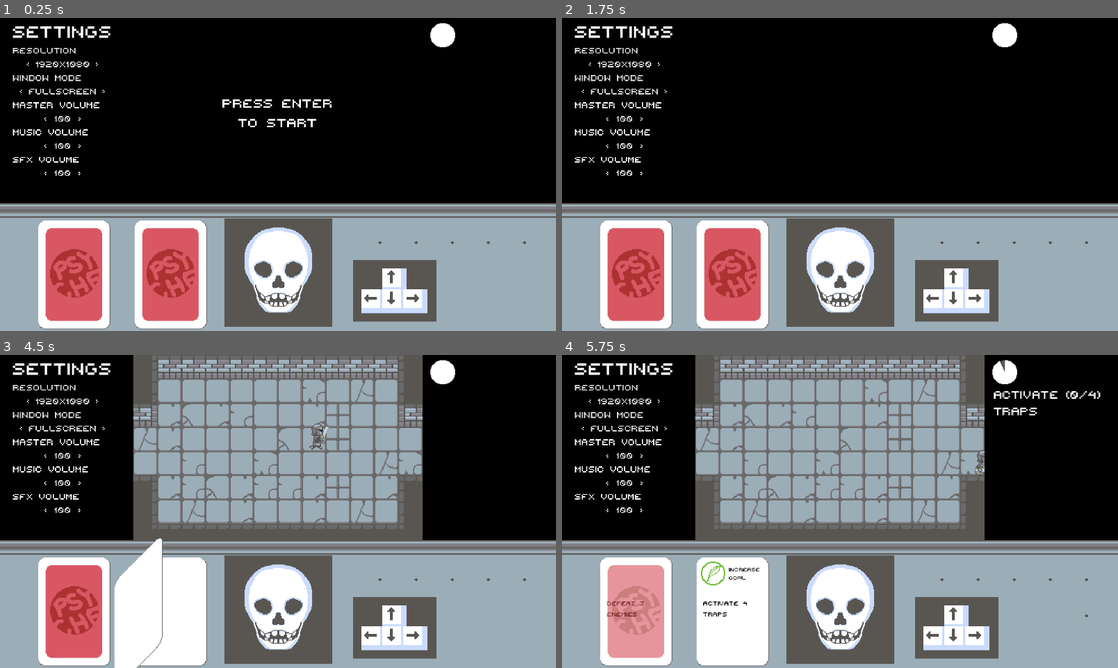
Above: before the commit, frames 1-4 (two rows, left to right).
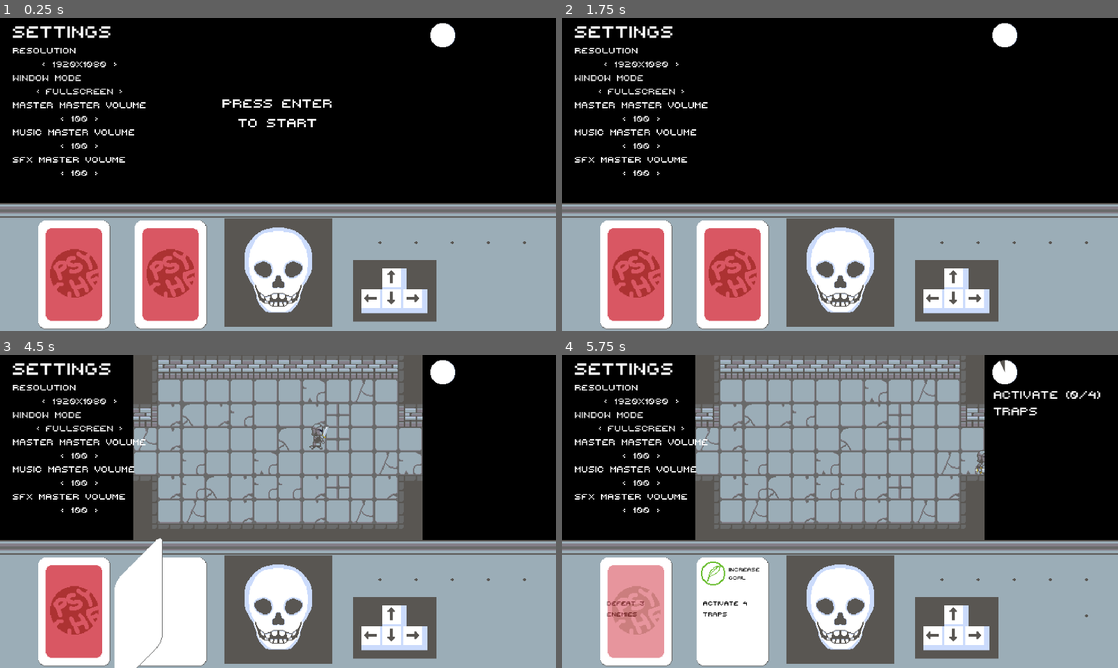
Above: after the commit, the same moments.

Repository: GoldenAppler-eng/Psyches-Dungeon
Game: Godot game, scene res://scenes/world.tscn
Two runs of this game, one before a commit and one after it. Both use one fixed random seed, a clock stepped at 60 frames per second and the inputs below. Sound files missing from this copy of the repository are replaced by a short silence.
Inputs (mouse positions are in pixels of both pictures, inside the frame that each line leads up to):
- Up to frame 1 (0.25 s): no input
- Up to frame 2 (1.75 s): click (623, 49) at 0.5 s, where only the run before the commit has a clickable "Resolution"; click (639, 64) at 1.25 s, where only the run after the commit has a clickable "1920x1080"
- Up to frame 3 (4.5 s): click (61, 401) at 2 s, where only the run before the commit has a clickable "< 1920x1080 >"; click "100" at 2.75 s; click "Window MODE" at 3.5 s; tap Enter (start) at 4.25 s; move the mouse to (400, 495) at 4.27 s; hold Right (move_right) from 4.28 s (still down); hold Space (attack) from 4.28 s (still down); click (400, 495) at 4.42 s
- Up to frame 4 (5.75 s): move the mouse to (728, 527) at 5.02 s; release Right (move_right) at 5.03 s; release Space (attack) at 5.03 s; hold Down (move_down) from 5.03 s (still down); tap E (open_chest) at 5.1 s

The runs differ from the first frame. In frame 1, 1.0% of the frame differs, in the area x 2-27%, y 9-51%; in frame 2, 1.0%; in frame 3, 1.0%; in frame 4, 1.0%.

Commit message:
Moved code from settings_ui.gd to resolution_controller.gd

Diff:
--- /dev/null
+++ b/prefabs/UI/resolution_controller.tscn
@@ -0,0 +1,24 @@
+[gd_scene load_steps=4 format=3 uid="uid://c68vnobfiodfc"]
+
+[ext_resource type="Theme" uid="uid://cu6yoqe0up8hr" path="res://resources/themes/button_theme.tres" id="1_0xua2"]
+[ext_resource type="Script" uid="uid://cmte2ekkgle5i" path="res://scripts/menu/resolution_controller.gd" id="1_whxe6"]
+[ext_resource type="PackedScene" uid="uid://dd1tbvndv8i1u" path="res://prefabs/UI/switch_button.tscn" id="3_lfvla"]
+
+[node name="resolution_controller" type="MarginContainer"]
+theme = ExtResource("1_0xua2")
+script = ExtResource("1_whxe6")
+
+[node name="VBoxContainer" type="VBoxContainer" parent="."]
+layout_mode = 2
+
+[node name="resolution_label" type="Label" parent="VBoxContainer"]
+layout_mode = 2
+focus_neighbor_bottom = NodePath("../../window_mode_button")
+theme = ExtResource("1_0xua2")
+text = "Resolution"
+
+[node name="control_button" parent="VBoxContainer" instance=ExtResource("3_lfvla")]
+layout_mode = 2
+size_flags_horizontal = 4
+button_text = "1920x1080"
+button_minimum_length = 188.0
--- a/prefabs/UI/switch_button.tscn
+++ b/prefabs/UI/switch_button.tscn
@@ -7,6 +7,7 @@
 offset_bottom = 23.0
 script = ExtResource("1_hi3ma")
 button_text = "100"
+button_minimum_length = 36.0
 
 [node name="HBoxContainer" type="HBoxContainer" parent="."]
 layout_mode = 2
@@ -18,6 +19,7 @@
 
 [node name="Button" type="Button" parent="HBoxContainer"]
 layout_mode = 2
+text = "100"
 
 [node name="RightArrowLabel" type="Label" parent="HBoxContainer"]
 layout_mode = 2
--- a/prefabs/UI/volume_controller.tscn
+++ b/prefabs/UI/volume_controller.tscn
@@ -19,7 +19,7 @@
 focus_neighbor_top = NodePath("../../window_mode_button")
 focus_neighbor_bottom = NodePath("../../music_volume_controller/volume_button")
 theme = ExtResource("1_kb14h")
-text = "Volume"
+text = "Master Volume"
 
 [node name="control_button" parent="VBoxContainer" instance=ExtResource("3_fpae5")]
 layout_mode = 2
--- a/scenes/world.tscn
+++ b/scenes/world.tscn
@@ -20,6 +20,7 @@
 [ext_resource type="Script" uid="uid://mj5oakp8hbqa" path="res://scripts/menu/ui.gd" id="16_qx2d6"]
 [ext_resource type="Theme" uid="uid://cu6yoqe0up8hr" path="res://resources/themes/button_theme.tres" id="17_whvfw"]
 [ext_resource type="Script" uid="uid://rwgfl7qpmu0k" path="res://scripts/menu/game_over_menu.gd" id="18_kpybi"]
+[ext_resource type="PackedScene" uid="uid://c68vnobfiodfc" path="res://prefabs/UI/resolution_controller.tscn" id="18_xgqkh"]
 [ext_resource type="PackedScene" uid="uid://cgac5b20dglax" path="res://prefabs/UI/volume_controller.tscn" id="19_ctatt"]
 [ext_resource type="Script" uid="uid://6hk3s82gadwb" path="res://scripts/menu/start_menu.gd" id="19_wdwqs"]
 [ext_resource type="Script" uid="uid://dmmv07s2ooob" path="res://scripts/menu/game_win_menu.gd" id="20_ctatt"]
@@ -160,27 +161,13 @@
 text = "Settings"
 label_settings = SubResource("LabelSettings_op4s2")
 
-[node name="resolution_button" type="Button" parent="GUI/UI/settings_ui/MarginContainer/container"]
-unique_name_in_owner = true
-layout_mode = 2
-focus_neighbor_bottom = NodePath("../window_mode_button")
-theme = ExtResource("17_whvfw")
-button_mask = 0
-text = "Resolution"
-alignment = 0
-
-[node name="resolution_selector" type="Button" parent="GUI/UI/settings_ui/MarginContainer/container"]
-unique_name_in_owner = true
-layout_mode = 2
-focus_neighbor_top = NodePath("../resolution_button")
-theme = ExtResource("17_whvfw")
-button_mask = 0
-text = "< 1920 x 1080  >"
+[node name="resolution_controller" parent="GUI/UI/settings_ui/MarginContainer/container" instance=ExtResource("18_xgqkh")]
+layout_mode = 2
 
 [node name="window_mode_button" type="Button" parent="GUI/UI/settings_ui/MarginContainer/container"]
 unique_name_in_owner = true
 layout_mode = 2
-focus_neighbor_top = NodePath("../resolution_button")
+focus_neighbor_top = NodePath("../resolution_controller/resolution_button")
 focus_neighbor_bottom = NodePath("../master_volume_controller/volume_label")
 theme = ExtResource("17_whvfw")
 button_mask = 0
@@ -396,8 +383,6 @@
 game_over_menu = NodePath("../game_lose_menu")
 game_win_menu = NodePath("../game_win_menu")
 
-[connection signal="pressed" from="GUI/UI/settings_ui/MarginContainer/container/resolution_button" to="GUI/UI/settings_ui" method="_on_resolution_button_pressed"]
-[connection signal="pressed" from="GUI/UI/settings_ui/MarginContainer/container/resolution_selector" to="GUI/UI/settings_ui" method="_on_resolution_selector_pressed"]
 [connection signal="pressed" from="GUI/UI/settings_ui/MarginContainer/container/window_mode_button" to="GUI/UI/settings_ui" method="_on_window_mode_button_pressed"]
 [connection signal="pressed" from="GUI/UI/settings_ui/MarginContainer/container/window_mode_selector" to="GUI/UI/settings_ui" method="_on_window_mode_selector_pressed"]
 [connection signal="timeout" from="GUI/UI/start_menu/MarginContainer/StartBlinkTimer" to="GUI/UI/start_menu" method="_on_start_blink_timer_timeout"]
--- /dev/null
+++ b/scripts/menu/resolution_controller.gd
@@ -0,0 +1,46 @@
+extends Control
+
+@onready var control_button: SwitchButton = $VBoxContainer/control_button
+
+const RESOLUTION_TEXT_DICT : Dictionary = {
+	0 : "1920x1080",
+	1 : "1152x648",
+	2 : "1280x720"
+}
+
+const RESOLUTION_VECTOR2_DICT : Dictionary = {
+	0 : Vector2i(1920, 1080),
+	1 : Vector2(1152, 648),
+	2 : Vector2i(1280, 720)
+}
+
+var resolution_mode_index : int = 0
+var display_resolution_mode_index : int = resolution_mode_index
+
+func _ready() -> void:
+	control_button.button_switched.connect(_on_control_button_switched)
+	control_button.button_pressed.connect(_on_control_button_pressed)
+	control_button.button_on_focus_exited.connect(_on_control_button_focus_exited)
+
+	_update_control_button_text()
+
+func _on_control_button_switched(value : int) -> void:
+	display_resolution_mode_index += value
+	display_resolution_mode_index %= RESOLUTION_TEXT_DICT.size()
+
+	if display_resolution_mode_index < 0:
+		display_resolution_mode_index = RESOLUTION_TEXT_DICT.size() - 1
+
+	_update_control_button_text()
+
+func _on_control_button_pressed() -> void:
+	resolution_mode_index = display_resolution_mode_index
+
+	DisplayServer.window_set_size(RESOLUTION_VECTOR2_DICT[resolution_mode_index])
+
+func _on_control_button_focus_exited() -> void:
+	display_resolution_mode_index = resolution_mode_index
+	_update_control_button_text()
+
+func _update_control_button_text() -> void:
+	control_button.set_button_text(RESOLUTION_TEXT_DICT[display_resolution_mode_index])
--- a/scripts/menu/settings_ui.gd
+++ b/scripts/menu/settings_ui.gd
@@ -3,8 +3,7 @@
 
 @onready var container : VBoxContainer = %container
 
-@onready var resolution_button : Button = %resolution_button
-@onready var resolution_selector : Button = %resolution_selector
+@onready var resolution_controller: MarginContainer = $MarginContainer/container/resolution_controller
 
 @onready var window_mode_button : Button = %window_mode_button
 @onready var window_mode_selector : Button = %window_mode_selector
@@ -15,45 +14,22 @@
 	2 : "Windowed Borderless"
 }
 
-const RESOLUTION_INDEX : Dictionary = {
-	0 : "1920x1080",
-	1 : "1152x648",
-	2 : "1280x720"
-}
-
 const WINDOW_MODE_DICT : Dictionary = {
 	"Fullscreen" : 0,
 	"Windowed" : 1,
 	"Windowed(Borderless)" : 2
 }
 
-const RESOLUTION_DICT : Dictionary = {
-	"1920x1080" : Vector2i(1920, 1080),
-	"1152x648" : Vector2(1152, 648),
-	"1280x720" : Vector2i(1280, 720)
-}
-
 var window_mode_index : int = 0
-var resolution_mode_index : int = 0
 
 func _ready() -> void:
 	focus_entered.connect(_on_focus_entered)
 
-	var str : String = RESOLUTION_INDEX[resolution_mode_index]
-	resolution_selector.text = _get_arrowed_text(str)
-
-	str = WINDOW_MODE_INDEX[window_mode_index]
+	var str : String = WINDOW_MODE_INDEX[window_mode_index]
 	window_mode_selector.text = _get_arrowed_text(str)
 
 func _process(delta : float) -> void:
 	if Input.is_action_just_pressed("option_right"):
-		if resolution_selector.has_focus():
-			resolution_mode_index += 1
-			resolution_mode_index %= RESOLUTION_DICT.size()
-
-			var str : String = RESOLUTION_INDEX[resolution_mode_index]
-			resolution_selector.text = _get_arrowed_text(str)
-
 		if window_mode_selector.has_focus():
 			window_mode_index += 1
 			window_mode_index %= WINDOW_MODE_DICT.size()
@@ -62,16 +38,6 @@
 			window_mode_selector.text = _get_arrowed_text(str)
 
 	if Input.is_action_just_pressed("option_left"):
-		if resolution_selector.has_focus():
-			resolution_mode_index -= 1
-			resolution_mode_index %= RESOLUTION_DICT.size()
-
-			if resolution_mode_index < 0:
-				resolution_mode_index = RESOLUTION_DICT.size() - 1
-
-			var str : String = RESOLUTION_INDEX[resolution_mode_index]
-			resolution_selector.text = _get_arrowed_text(str)
-
 		if window_mode_selector.has_focus():
 			window_mode_index -= 1
 			window_mode_index %= WINDOW_MODE_DICT.size()
@@ -83,7 +49,7 @@
 			window_mode_selector.text = _get_arrowed_text(str)
 
 func _on_focus_entered() -> void:
-	resolution_button.grab_focus()
+	resolution_controller.grab_focus()
 
 func _get_arrowed_text(str : String) -> String:
 	var aug_str : String = "< "
@@ -93,12 +59,6 @@
 	aug_str += " >"
 
 	return aug_str
-
-func _on_resolution_button_pressed() -> void:
-	resolution_selector.grab_focus()
-
-func _on_resolution_selector_pressed() -> void:
-	DisplayServer.window_set_size(RESOLUTION_DICT[RESOLUTION_INDEX[resolution_mode_index]])
 
 func _on_window_mode_button_pressed() -> void:
 	window_mode_selector.grab_focus()
--- a/scripts/menu/switch_button.gd
+++ b/scripts/menu/switch_button.gd
@@ -3,6 +3,10 @@
 extends Control
 
 signal button_switched(value : int)
+signal button_switched_pressed(value : int)
+signal button_pressed
+
+signal button_on_focus_exited
 
 @export var button_text : String
 @export var button_minimum_length : float
@@ -11,10 +15,13 @@
 
 func _ready() -> void:
 	button.text = button_text
-
 	button.custom_minimum_size.x = button_minimum_length
 
 	focus_entered.connect(_on_focus_entered)
+
+	button.pressed.connect(_on_button_pressed)
+	button.focus_exited.connect(_on_button_focus_exited)
+
 	_set_button_focus_neighbours()
 
 func _process(delta: float) -> void:
@@ -32,6 +39,11 @@
 	elif Input.is_action_just_pressed("option_right"):
 		button_switched.emit(1)
 
+	if Input.is_action_pressed("option_left"):
+		button_switched_pressed.emit(-1)
+	elif Input.is_action_pressed("option_right"):
+		button_switched_pressed.emit(1)
+
 func set_button_text(text : String) -> void:
 	button_text = text
 	button.text = button_text
@@ -47,3 +59,9 @@
 
 func _on_focus_entered() -> void:
 	button.grab_focus()
+
+func _on_button_pressed() -> void:
+	button_pressed.emit()
+
+func _on_button_focus_exited() -> void:
+	button_on_focus_exited.emit()
--- a/scripts/menu/ui.gd
+++ b/scripts/menu/ui.gd
@@ -60,6 +60,8 @@
 			var switch_button : SwitchButton = i as SwitchButton
 
 			switch_button.button_switched.connect( ui_sfx_play.bind("ui_switch") )
+			switch_button.button_switched_pressed.connect( ui_sfx_play.bind("ui_switch") )
+			switch_button.button_pressed.connect( ui_sfx_play.bind("ui_pressed") )
 
 		install_sfx(i)
 
--- a/scripts/menu/volume_controller.gd
+++ b/scripts/menu/volume_controller.gd
@@ -11,7 +11,7 @@
 
 func _ready() -> void:
 	focus_entered.connect(_on_focus_entered)
-	control_button.button_switched.connect(_on_volume_control_button_switched)
+	control_button.button_switched_pressed.connect(_on_volume_control_button_switched)
 
 	volume_label.text = bus_name + " " + volume_label.text
 
@@ -22,6 +22,8 @@
 
 func _process(delta: float) -> void:
 	if Engine.is_editor_hint():
+		volume_label.text = "Volume"
+
 		if not volume_label.text.contains(bus_name):
 			volume_label.text = bus_name + " " + volume_label.text
 
--- /dev/null
+++ b/scripts/menu/window_mode_controller.gd
@@ -0,0 +1,46 @@
+extends Control
+
+@onready var control_button: SwitchButton = $VBoxContainer/control_button
+
+const RESOLUTION_TEXT_DICT : Dictionary = {
+	0 : "1920x1080",
+	1 : "1152x648",
+	2 : "1280x720"
+}
+
+const RESOLUTION_VECTOR2_DICT : Dictionary = {
+	0 : Vector2i(1920, 1080),
+	1 : Vector2(1152, 648),
+	2 : Vector2i(1280, 720)
+}
+
+var resolution_mode_index : int = 0
+var display_resolution_mode_index : int = resolution_mode_index
+
+func _ready() -> void:
+	control_button.button_switched.connect(_on_control_button_switched)
+	control_button.button_pressed.connect(_on_control_button_pressed)
+	control_button.button_on_focus_exited.connect(_on_control_button_focus_exited)
+
+	_update_control_button_text()
+
+func _on_control_button_switched(value : int) -> void:
+	display_resolution_mode_index += value
+	display_resolution_mode_index %= RESOLUTION_TEXT_DICT.size()
+
+	if display_resolution_mode_index < 0:
+		display_resolution_mode_index = RESOLUTION_TEXT_DICT.size() - 1
+
+	_update_control_button_text()
+
+func _on_control_button_pressed() -> void:
+	resolution_mode_index = display_resolution_mode_index
+
+	DisplayServer.window_set_size(RESOLUTION_VECTOR2_DICT[resolution_mode_index])
+
+func _on_control_button_focus_exited() -> void:
+	display_resolution_mode_index = resolution_mode_index
+	_update_control_button_text()
+
+func _update_control_button_text() -> void:
+	control_button.set_button_text(RESOLUTION_TEXT_DICT[display_resolution_mode_index])
Not shown: 1 places in scenes/world.tscn that only renumber resources
Not shown, added: scripts/menu/resolution_controller.gd.uid
Not shown, added: scripts/menu/window_mode_controller.gd.uid
